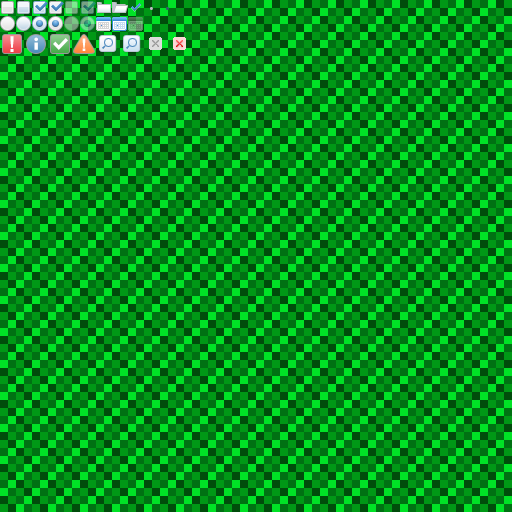
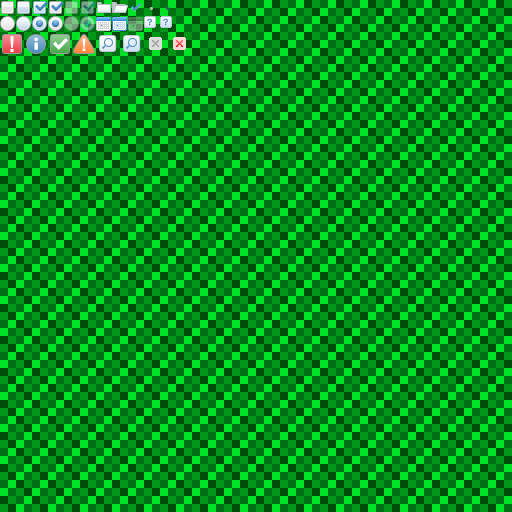
The second 512x512 image is a revision of the first. Changes to its layers:
added layer "Layer 1" above "help_icon" over [160, 16, 173, 30]
added layer "help_icon" above "grids" over [144, 16, 156, 29]
